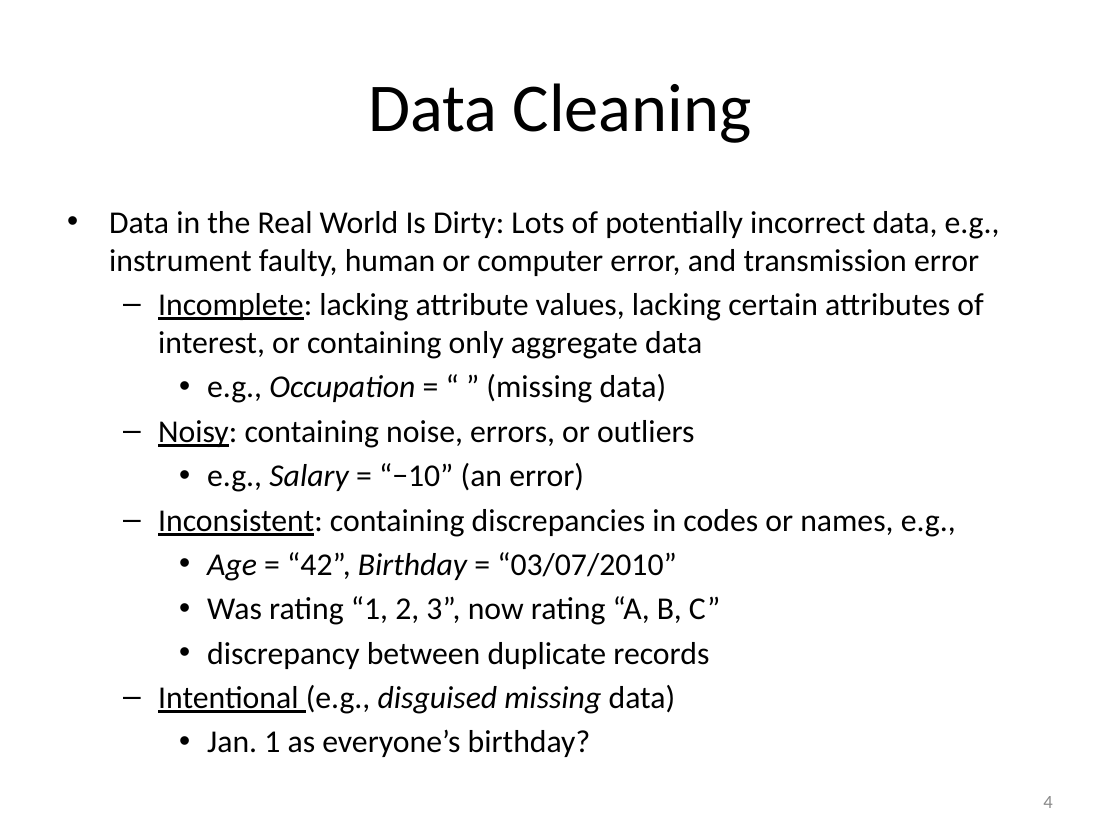
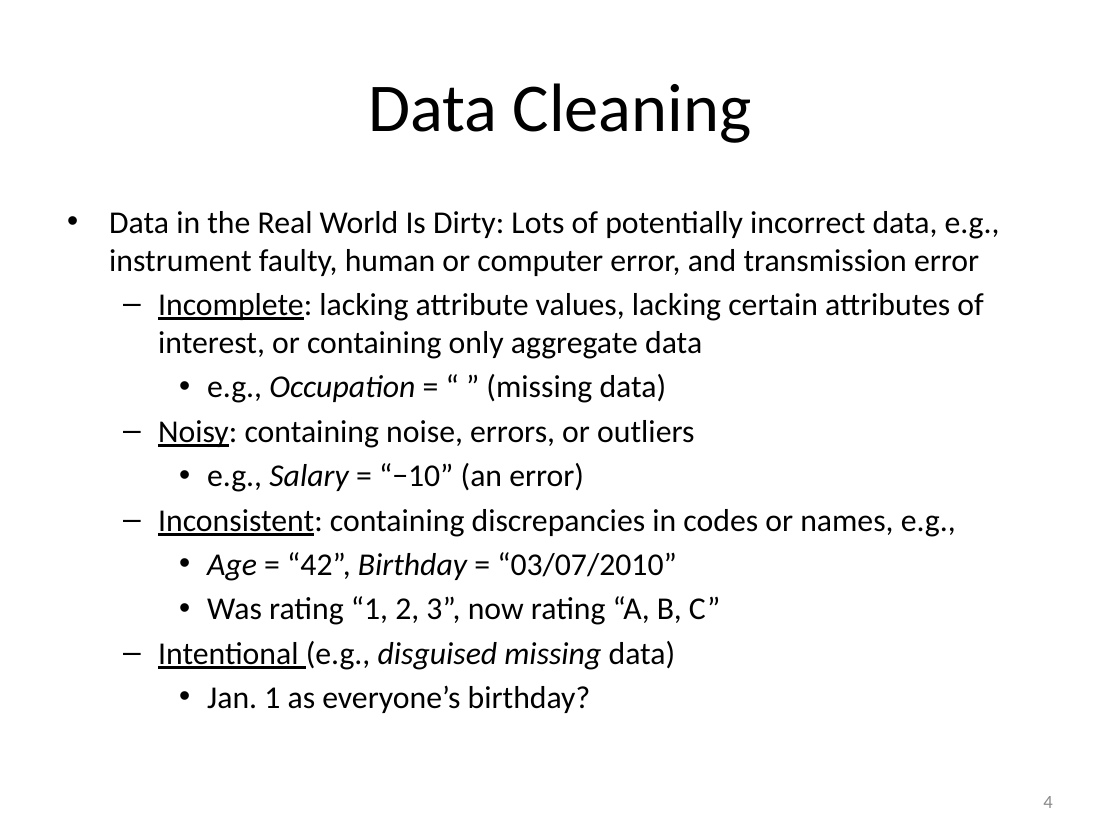
Before and after one commit to mjiang89/mjiang89.github.io, a slide deck: slide 4 of teaching/CS412Summer17-Chapter3.pptx. Drawn at 1120x840 pixels with LibreOffice and Linux fonts; fonts in the diff are those of the drawing. Boxes give left, top, right and bottom in pixels: in the first picture for what was removed or moved away, otherwise in the second. Text is boxed around its words. In the diff, an @@ line names an element or a change of style, - is before the commit and + after.

```diff
--- a/teaching/CS412Summer17-Chapter3.pptx
+++ b/teaching/CS412Summer17-Chapter3.pptx
@@ text at (x1=207, y1=642, x2=709, y2=669): paragraph removed @@
-    • discrepancy between duplicate records
```
Also in this commit, not shown: 8 other slides changed, 4 slides added, 2 other files.
